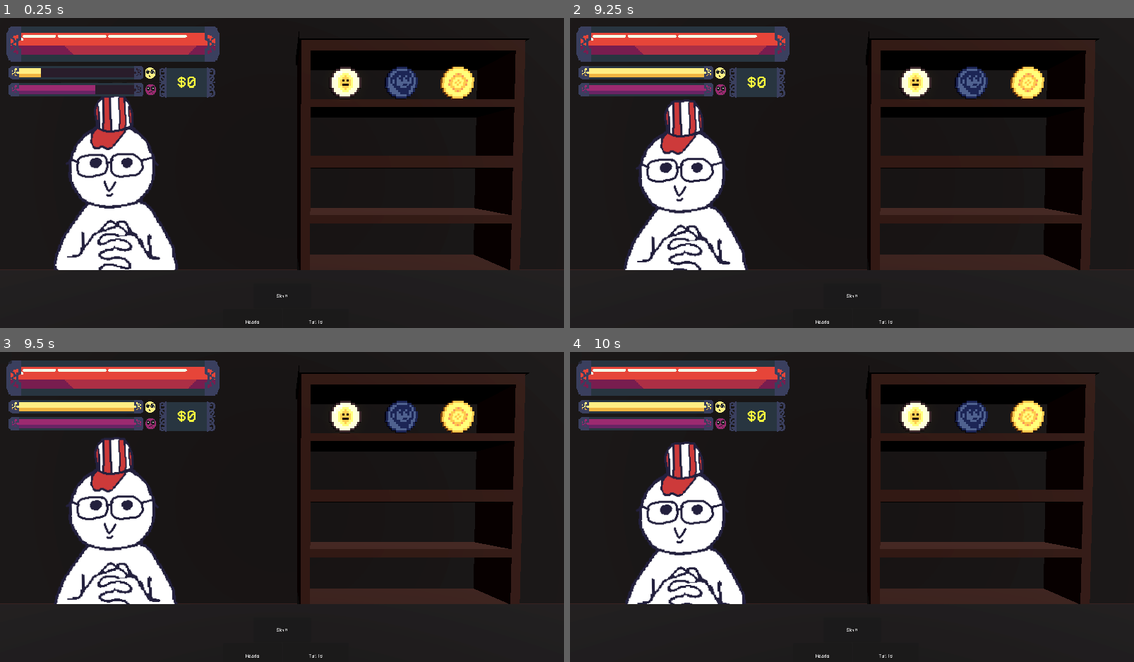
Above: before the commit, frames 1-4 (two rows, left to right).
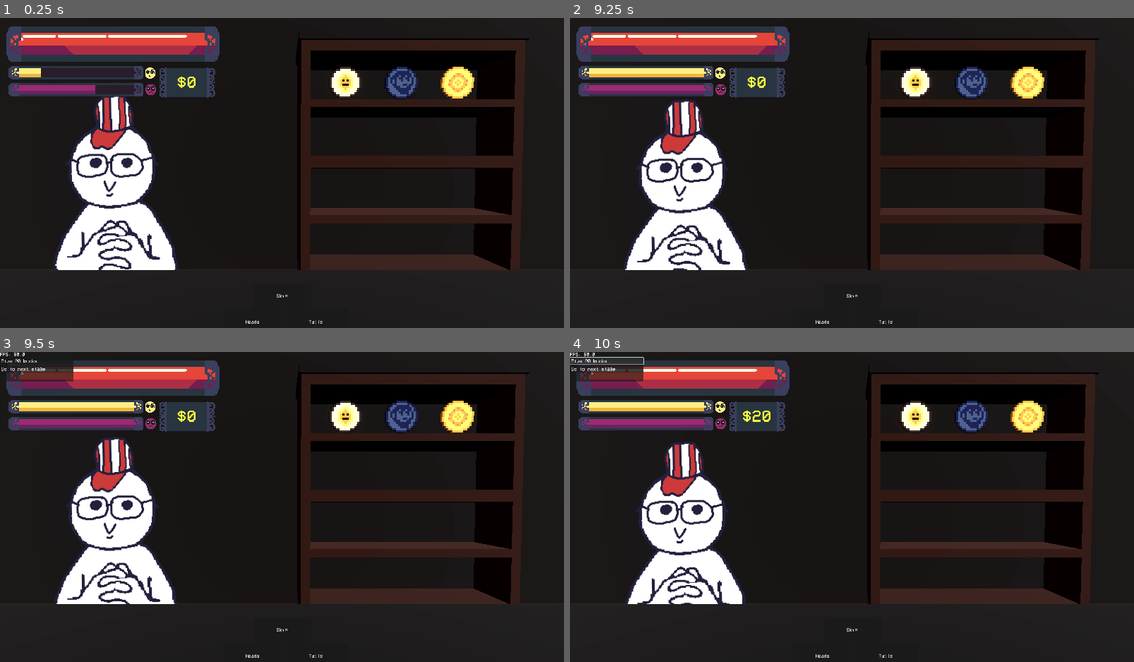
Above: after the commit, the same moments.

Repository: nianjindev/nummus
Game: Godot game, scene res://base_objects/shop.tscn
Same seed, same stepped clock (60 frames per second), same inputs: the game is played once before the commit and once after it. This scene is started directly instead of the project's main scene.
Inputs (mouse positions are in pixels of both pictures, inside the frame that each line leads up to):
- Up to frame 1 (0.25 s): no input
- Up to frame 2 (9.25 s): click "Skip" at 0.5 s; click "Skip" at 1.25 s; click "Heads" at 2 s; tap Enter at 2.75 s; move the mouse to (976, 160) at 2.77 s; click (976, 160) at 2.85 s; tap Space at 3.02, 4.52, 7.52, 9.02 s; click "Tails" at 3.5 s; move the mouse to (739, 191) at 4.27 s; click (739, 191) at 4.35 s; click "Heads" at 5 s; move the mouse to (908, 107) at 5.77 s; click (908, 107) at 5.85 s; click "Tails" at 6.5 s; move the mouse to (823, 241) at 7.27 s; click (823, 241) at 7.35 s; click "Heads" at 8 s; move the mouse to (1021, 222) at 8.77 s; click (1021, 222) at 8.85 s
- Up to frame 3 (9.5 s): tap F6 (debug) at 9.4 s
- Up to frame 4 (10 s): click (609, 361) at 9.5 s, where only the run after the commit has a clickable "Give 20 bucks"

Frames 1-2 are identical in both runs. In frame 3, 0.8% of the frame differs, in the area x 0-14%, y 0-10%; in frame 4, 0.9%, in the area x 0-36%, y 0-23%.

Commit message:
coin description is now based on a string dictionary format. description self parses stats. colors damage heal and money. buying "works" implemented some level manager

Diff:
--- a/nummus-game/autoload/globals.gd
+++ b/nummus-game/autoload/globals.gd
@@ -41,3 +41,9 @@
 func reset_weights():
 	head_weight = 0.5
 	tail_weight = 0.5
+
+func can_afford(price: int) -> bool:
+	if price <= money:
+		return true
+	else:
+		return false
--- a/nummus-game/autoload/level_manager.gd
+++ b/nummus-game/autoload/level_manager.gd
@@ -1,5 +1,22 @@
 extends Node
 
+const level_progression: Array[String] = ['limbo', 'lust', 'gluttony', 'greed', 'anger', 'heresy', 'violence', 'fraud', 'treachery']
+var current_stage: int # 1 - 3, 3 being the boss
+var current_level: String # refers to the level array
+var next_stage_scene: String
+func _ready() -> void:
+	current_stage = 1
+	current_level  = level_progression[0]
 func next_stage():
 	if SceneManager.current_scene.name == "BaseLevel":
-		SceneManager.goto_scene(Constants.SCENE_PATHS.shop)
+		next_stage_scene = Constants.SCENE_PATHS.shop
+	elif SceneManager.current_scene.name == "Shop":
+		if current_stage == 3:
+			current_stage = 1
+			current_level = level_progression[level_progression.find(current_level) + 1]
+		elif current_level == level_progression[-1]:
+			print("you reached the last level")
+		else:
+			current_stage += 1
+		next_stage_scene = Constants.SCENE_PATHS.base_level
+	SceneManager.goto_scene(next_stage_scene)
--- a/nummus-game/base_objects/coin_base.gd
+++ b/nummus-game/base_objects/coin_base.gd
@@ -16,13 +16,14 @@
 @export var coin_id: CoinStats
 var coin_stats: Dictionary
 var coin_effect: RefCounted
+var coin_price: int
 
 # coin state
 @export var current_state: Constants.display_type
+var is_mouse_over: bool = false
 
 # func _init(state: Constants.display_type) -> void:
 # 	current_state = state
-
 
 func _ready():
 	# flip signal
@@ -34,11 +35,15 @@
 	coin_mesh.material_override = StandardMaterial3D.new()
 	coin_mesh.material_override.albedo_texture = coin_id.coin_texture
 	coin_mesh.material_override.texture_filter = 0
+
+	# stats and names
 	coin_stats = coin_id.coin_stats
 	coin_effect = coin_id.effect.new()
 	self.name = coin_id.name
-	hoverable.description.text = coin_id.description
-	hoverable.title.text = coin_id.name
+	hoverable.description.text = coin_id.description + generate_description(coin_stats)
+
+	coin_price = coin_id.price
+	hoverable.title.text = coin_id.name + " [color=yellow]$" + str(coin_price) + "[/color]"
 
 	# change material
 	coin_mesh.material_override.metallic_specular = 0.0
@@ -92,8 +97,6 @@
 
 			print("Wrong")
 
-
-
 func set_weights():
 	weights.set(sides.find(Sides.HEADS), Globals.head_weight)
 	weights.set(sides.find(Sides.TAILS), Globals.tail_weight)
@@ -110,19 +113,45 @@
 
 	check_flipped_side(rng.rand_weighted(weights), state)
 
-func generate_description(stats: Dictionary) -> String:
+func generate_description(stats: Dictionary) -> String: # on heads: damage:5 ; on tails: heal:5 (example dictionary)
 	var s: String = "[br]"
 	for i in stats:
-		s += i.upper() + "[br]"
+		# look for on heads
+		if i == "on_heads":
+			s += "On Heads:[br]"
+			for j in stats.get(i):
+				for k in stats.get(i).values():
+					s += get_stat_line(j,k)
+		elif i == "on_tails":
+			s += "On Tails[br]"
+			for j in stats.get(i):
+				for k in stats.get(i).values():
+					s += get_stat_line(j,k)
 	return s
-
+func get_stat_line(type: String, value: int):
+	match type:
+		"damage":
+			return "[color=red]" + str(value) + " DMG[/color][br]"
+		"heal":
+			return "[color=green]" + str(value) + " HP[/color][br]"
+		"money":
+			return "[color=yellow]$" + str(value) + "[/color][br]"
+	return "[color=blue]" + str(value) + " " + type + "[/color][br]"
 func toggle_visible(on: bool):
 	hoverable.visible = on
 func _on_area_3d_mouse_entered() -> void:
 	if current_state == Constants.display_type.SHOP:
 		toggle_visible(true)
-		if Input.is_action_just_pressed("click"):
-			print("yuh")
-
+		is_mouse_over = true
+func _input(event: InputEvent) -> void:
+	if is_mouse_over and event is InputEventMouseButton and event.pressed and event.button_index == MOUSE_BUTTON_LEFT:
+		buy_me()
 func _on_area_3d_mouse_exited() -> void:
 	toggle_visible(false)
+	is_mouse_over = false
+func buy_me():
+	if Globals.can_afford(coin_price):
+		Inventory.inventory.append(self.duplicate())
+		Globals.change_money(true, -coin_price)
+	else:
+		print("you broke lol")
--- a/nummus-game/base_objects/hoverable.tscn
+++ b/nummus-game/base_objects/hoverable.tscn
@@ -22,4 +22,7 @@
 
 [node name="TexturePanel" parent="Sprite3D/SubViewport" instance=ExtResource("2_jbaiw")]
 
+[node name="Title" parent="Sprite3D/SubViewport/TexturePanel/MarginContainer" index="1"]
+bbcode_enabled = true
+
 [editable path="Sprite3D/SubViewport/TexturePanel"]
--- a/nummus-game/gui/debug.gd
+++ b/nummus-game/gui/debug.gd
@@ -2,14 +2,16 @@
 
 class_name Debug
 
-@onready var VBox: VBoxContainer = $PanelContainer/VBoxContainer
+@onready var container: VBoxContainer = $PanelContainer/VBoxContainer
 
-const fps_ms: int = 16
+@onready var fps: Label = $PanelContainer/VBoxContainer/FPS
+@onready var give_money: Button = $PanelContainer/VBoxContainer/give_money
+@onready var next_stage: Button = $PanelContainer/VBoxContainer/next_stage
 
 func _ready() -> void:
 	visible = false
-
-
+	give_money.pressed.connect(Globals.change_money.bind(true, 20))
+	next_stage.pressed.connect(LevelManager.next_stage)
 func _input(event: InputEvent) -> void:
 	if OS.is_debug_build():
 		if event.is_action_pressed("debug"):
@@ -18,3 +20,6 @@
 			get_viewport().set_input_as_handled()
 		if event.is_action_pressed("reload"):
 			print("I will not reload the scene")
+
+func _process(_delta: float) -> void:
+	fps.text = "FPS: " + str(Engine.get_frames_per_second())
--- a/nummus-game/gui/debug.tscn
+++ b/nummus-game/gui/debug.tscn
@@ -14,8 +14,22 @@
 
 [node name="PanelContainer" type="PanelContainer" parent="."]
 layout_mode = 0
-offset_right = 40.0
-offset_bottom = 40.0
+offset_right = 250.0
+offset_bottom = 100.0
 
 [node name="VBoxContainer" type="VBoxContainer" parent="PanelContainer"]
 layout_mode = 2
+
+[node name="FPS" type="Label" parent="PanelContainer/VBoxContainer"]
+layout_mode = 2
+text = "FPS:"
+
+[node name="give_money" type="Button" parent="PanelContainer/VBoxContainer"]
+layout_mode = 2
+text = "Give 20 bucks"
+alignment = 0
+
+[node name="next_stage" type="Button" parent="PanelContainer/VBoxContainer"]
+layout_mode = 2
+text = "Go to next stage"
+alignment = 0
--- a/nummus-game/gui/hoverable_object/texture_panel.tscn
+++ b/nummus-game/gui/hoverable_object/texture_panel.tscn
@@ -55,6 +55,7 @@
 theme_override_font_sizes/bold_italics_font_size = 28
 theme_override_font_sizes/italics_font_size = 28
 theme_override_font_sizes/mono_font_size = 28
+bbcode_enabled = true
 text = "Basic Coin"
 fit_content = true
 scroll_active = false
--- a/nummus-game/resources/coins/coin_1787.tres
+++ b/nummus-game/resources/coins/coin_1787.tres
@@ -8,10 +8,15 @@
 script = ExtResource("1_8fets")
 name = "Coin of 1787"
 coin_texture = ExtResource("1_fn7bn")
-coin_stats = Dictionary[String, int]({
-"damage": 5,
+coin_stats = Dictionary[String, Dictionary]({
+"on_heads": {
+"damage": 3
+},
+"on_tails": {
 "money": 3
+}
 })
 description = "The first ever minted coin!"
 effect = ExtResource("2_6oosx")
+price = 5
 metadata/_custom_type_script = "uid://c1jkf850n711e"
--- a/nummus-game/resources/coins/coin_base.tres
+++ b/nummus-game/resources/coins/coin_base.tres
@@ -8,10 +8,15 @@
 script = ExtResource("1_3i1ip")
 name = "Coin"
 coin_texture = ExtResource("2_j5nci")
-coin_stats = Dictionary[String, int]({
-"damage": 5,
+coin_stats = Dictionary[String, Dictionary]({
+"on_heads": {
+"damage": 5
+},
+"on_tails": {
 "heal": 3
+}
 })
 description = "Basic coin."
 effect = ExtResource("2_kfhv1")
+price = 3
 metadata/_custom_type_script = "uid://c1jkf850n711e"
--- a/nummus-game/resources/coins/coin_class.gd
+++ b/nummus-game/resources/coins/coin_class.gd
@@ -3,6 +3,7 @@
 
 @export var name: String
 @export var coin_texture: Texture2D
-@export var coin_stats: Dictionary[String, int]
-@export var description: String # Description rule: only write important functions. Stats will be handled.
+@export var coin_stats: Dictionary[String, Dictionary] # TRY: predefining on_heads and on_tails. may break stuff lol
+@export var description: String # Description rule: only write important functions. Stats will be handled by description generator.
 @export var effect: GDScript
+@export var price: int
--- a/nummus-game/resources/coins/coin_effects/effect_1787.gd
+++ b/nummus-game/resources/coins/coin_effects/effect_1787.gd
@@ -2,9 +2,9 @@
 
 func effect(stats: Dictionary, side):
 	if side == Sides.HEADS:
-		CommonEffects.do_damage(stats.damage)
+		CommonEffects.do_damage(stats.on_heads.damage)
 	elif side == Sides.TAILS:
-		CommonEffects.give_money(stats.money)
+		CommonEffects.give_money(stats.on_tails.money)
 func pre_effect(_stats: Dictionary):
 	pass
 func recurring(_stats: Dictionary):
--- a/nummus-game/resources/coins/coin_effects/effect_base.gd
+++ b/nummus-game/resources/coins/coin_effects/effect_base.gd
@@ -2,9 +2,9 @@
 
 func effect(stats: Dictionary, side):
 	if side == Sides.HEADS:
-		CommonEffects.do_damage(stats.damage)
+		CommonEffects.do_damage(stats.on_heads.damage)
 	elif side == Sides.TAILS:
-		CommonEffects.heal_health(stats.heal)
+		CommonEffects.heal_health(stats.on_tails.heal)
 
 func pre_effect(_stats: Dictionary):
 	pass # Don't change if there is no pre effect
--- a/nummus-game/resources/coins/coin_effects/effect_old_abe.gd
+++ b/nummus-game/resources/coins/coin_effects/effect_old_abe.gd
@@ -2,7 +2,7 @@
 
 func effect(stats: Dictionary, side):
 	if side == Sides.HEADS:
-		CommonEffects.do_damage(stats.damage)
+		CommonEffects.do_damage(stats.on_heads.damage)
 func pre_effect(_stats: Dictionary):
 	Globals.head_weight = 1
 	Globals.tail_weight = 0
--- a/nummus-game/resources/coins/coin_old_abe.tres
+++ b/nummus-game/resources/coins/coin_old_abe.tres
@@ -8,11 +8,12 @@
 script = ExtResource("1_aan4f")
 name = "Old Abe"
 coin_texture = ExtResource("1_64lkw")
-coin_stats = Dictionary[String, int]({
-"damage": 6,
-"head": 1,
-"tail": 0
+coin_stats = Dictionary[String, Dictionary]({
+"on_heads": {
+"damage": 7
+}
 })
-description = "Abraham Rincoln."
+description = "Always lands heads."
 effect = ExtResource("2_qdqro")
+price = 5
 metadata/_custom_type_script = "uid://c1jkf850n711e"
